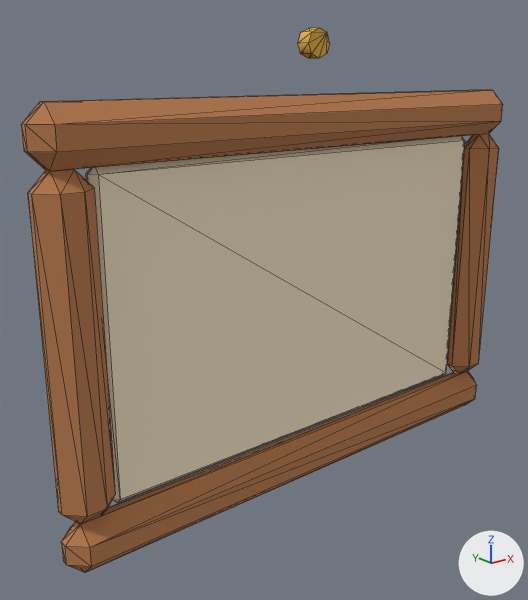
The glTF model examples/mountain-post/models/tally_frame.glb, before and after one commit.
Camera for both pictures: a 50 mm lens placed at (-1.279, -1.434, 2.381), pointed at (-0.12, 0.015, 1.801). Arrows for +X, +Y and +Z are at lower right; the lights stay in place. The first picture is the older version. Mesh edges are drawn as thin lines. Vertices at exactly the same position are counted once.

The older version as bpy lines, for what is in view:
```python
me_body = bpy.data.meshes.new('body')
me_body.from_pydata(...)  # 128 vertices, 248 faces; spans x -0.75..0.75, y -0.1..0.0, z 1.27..2.48
me_body.materials.append(mat_vertex_colours)
ob_body = bpy.data.objects.new('body', me_body)
ob_body.location = (0.0, 0.0, 0.0)
```
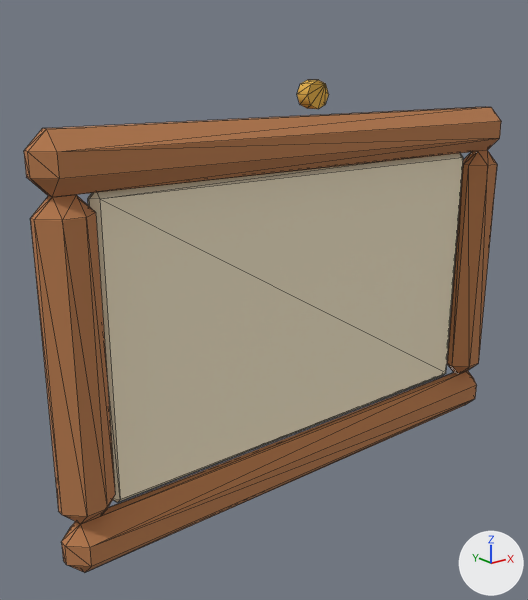
The newer file is also turned or shifted as a whole; pictures and numbers use the older file's frame.

Changed parts and their boxes [x1, y1, x2, y2] in the pictures (528 x 600 px; the box of a moved part takes in the faces that stretch with it):
'body', reshaped (10% shorter)
    before: [21, 28, 503, 573]
    after: [24, 80, 501, 573]
part 1 of me_body, moved or reshaped
    before: [298, 28, 330, 59]
    after: [297, 80, 329, 109]
part 2 of me_body, moved or reshaped
    before: [21, 90, 503, 489]
    after: [24, 107, 501, 489]

The change in detail:
me_body is used by ob_body; location (0.0, 0.0, 0.0).
me_body had 128 vertices, 248 faces and spanned x -0.75..0.75, y -0.1..0.0, z 1.27..2.48.
me_body now has 128 vertices, 248 faces and spans x -0.75..0.75, y -0.1..0.0, z 1.27..2.36.
me_body part 1: the loose piece of 16 vertices spanning x -0.04..0.04, y -0.05..-0.01, z 2.41..2.48 is moved by (0.0, 0.0, -0.12).
me_body part 2: all 56 vertices in x -0.75..0.75, y -0.1..0.0, z 2.15..2.33 are moved by (0.0, 0.0, -0.05).
